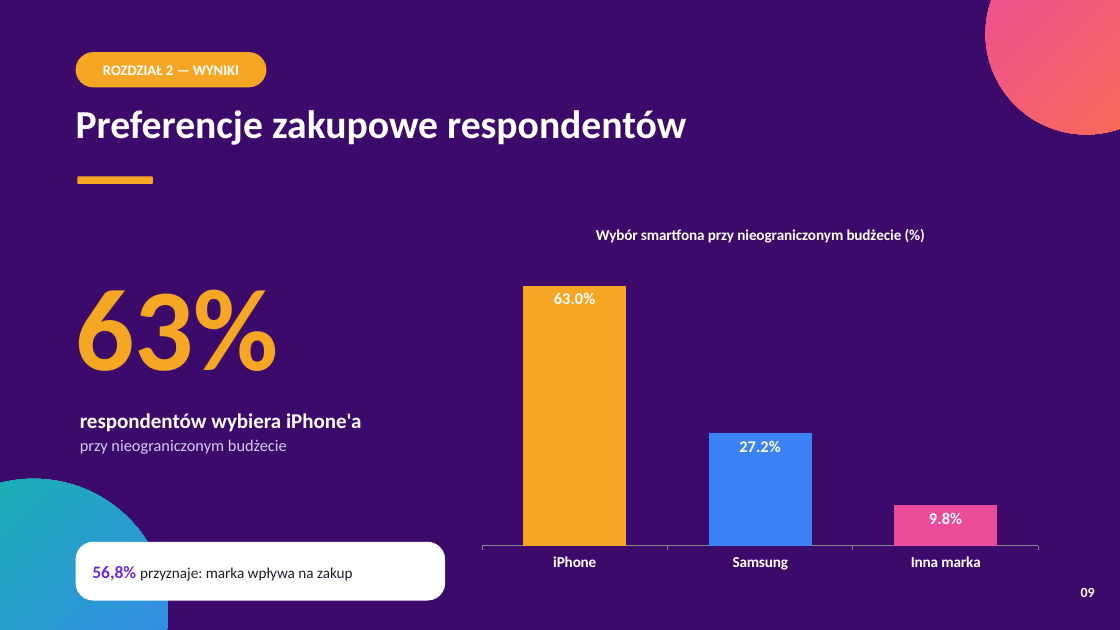
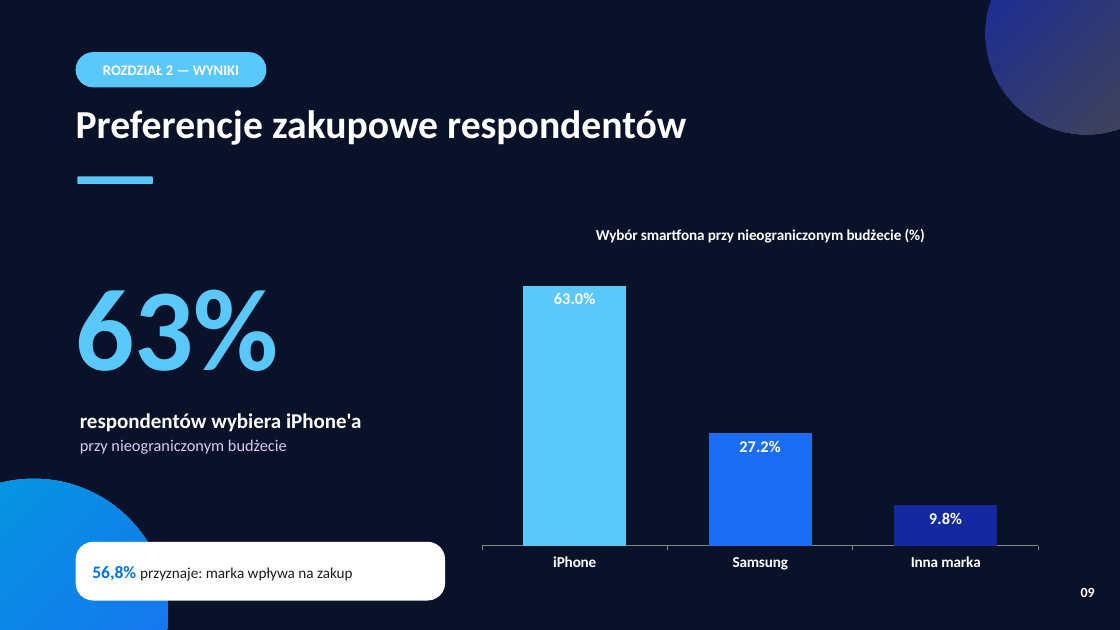
Before and after one commit to mattty1/mattty1, a slide deck: slide 9 of Prezentacja_iPhone_vs_Samsung.pptx. Drawn at 1120x630 pixels with LibreOffice and Linux fonts; fonts in the diff are those of the drawing. Boxes give left, top, right and bottom in pixels: in the first picture for what was removed or moved away, otherwise in the second. Text is boxed around its words. In the diff, an @@ line names an element or a change of style, - is before the commit and + after.

```diff
--- a/Prezentacja_iPhone_vs_Samsung.pptx
+++ b/Prezentacja_iPhone_vs_Samsung.pptx
@@ rectangle at [0, 0, 1120, 630]: fill #3B0A6B to #0A122A @@
@@ ellipse at [986, 0, 1120, 134]: fill gradient #EC4B9C to #FB704C to gradient #1428A0 to #48484A @@
@@ rounded rectangle at [76, 52, 266, 87]: fill #F5A623 to #5AC8FA @@
@@ rounded rectangle at [77, 176, 153, 184]: fill #F5A623 to #5AC8FA @@
@@ text "63%" at [76, 289, 279, 371]: text colour #F5A623 to #5AC8FA @@
@@ column chart at [471, 210, 1050, 580] @@
@@ colours of single points changed @@
@@ ellipse at [0, 479, 168, 630]: fill gradient #14B8A6 to #3B82F6 to gradient #009DDC to #1B6EF3 @@
@@ text "56,8% przyznaje: marka wpływa na ..." at [92, 566, 353, 581]: text colour #6D28D9 to #0071E3 in "56,8%"; text colour #1E1B2E to #1D1D1F in "przyznaje: marka wpływa na zakup" @@
```
Also in this commit, not shown: 11 other slides changed, 2 other files.
